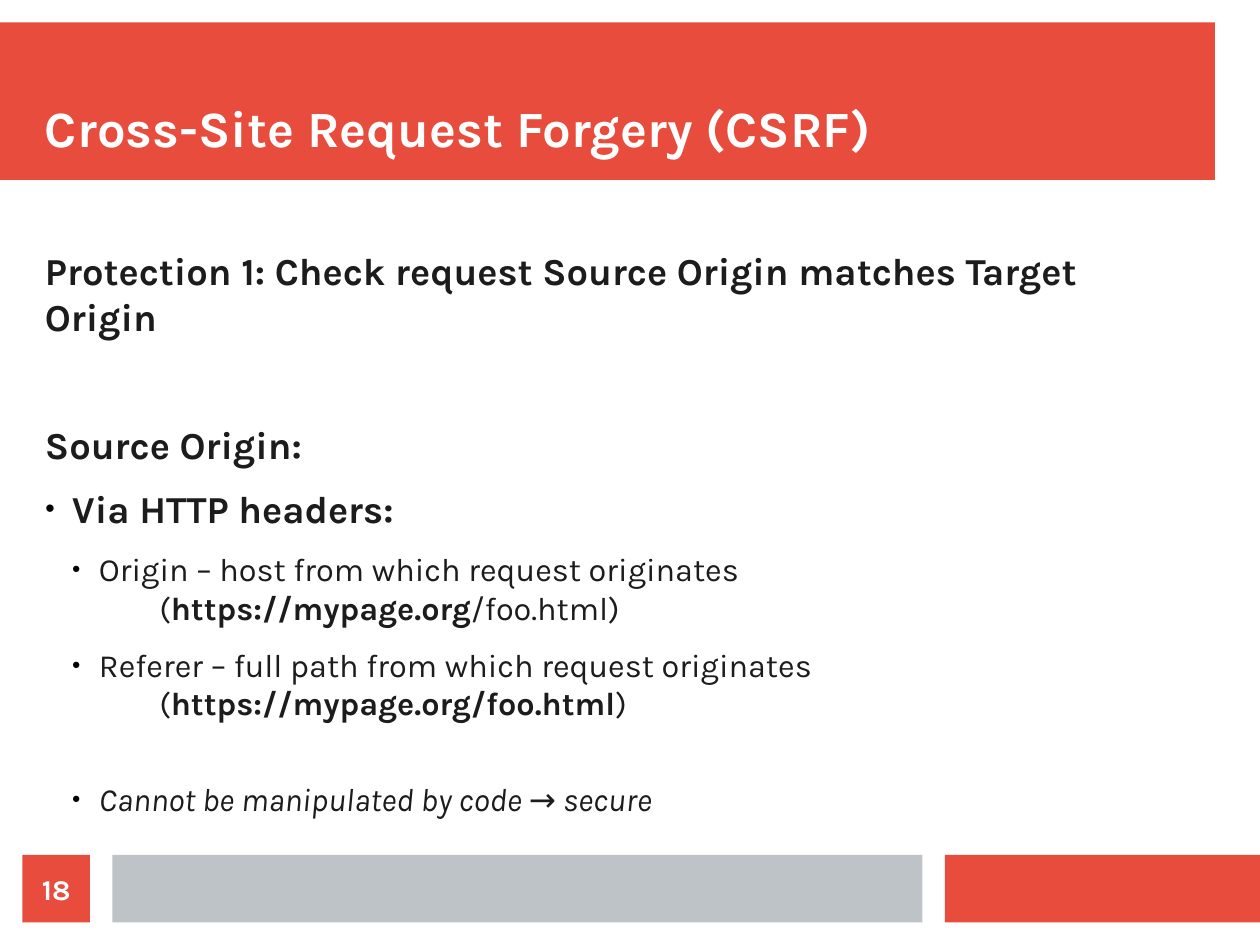
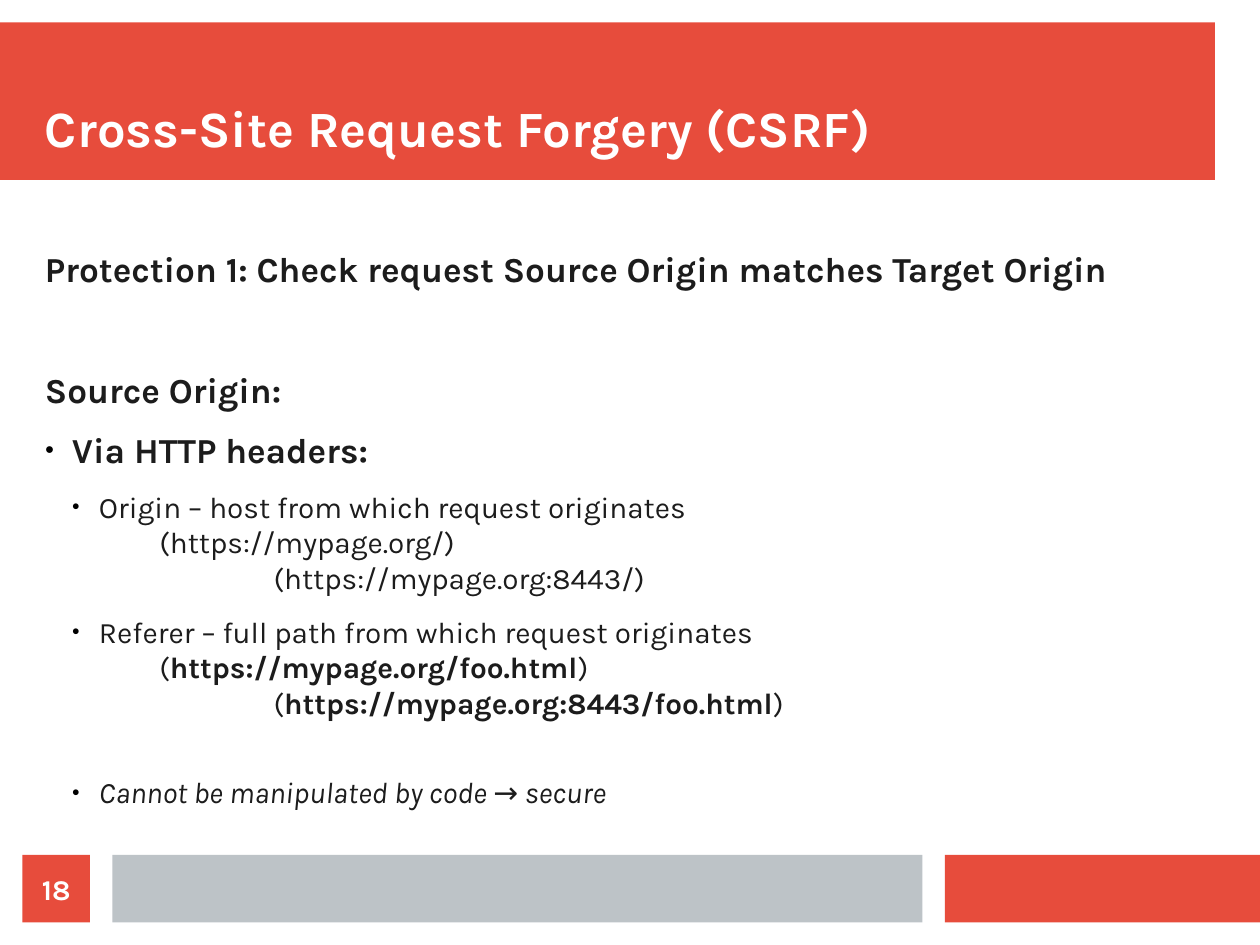
Before and after one commit to maxotta/pia-labs, a slide deck: slide 18 of lectures/security/security.odp. Drawn at 1260x945 pixels with LibreOffice and Linux fonts; fonts in the diff are those of the drawing. Boxes give left, top, right and bottom in pixels: in the first picture for what was removed or moved away, otherwise in the second. Text is boxed around its words. In the diff, an @@ line names an element or a change of style, - is before the commit and + after.

```diff
--- a/lectures/security/security.odp
+++ b/lectures/security/security.odp
@@ text at bbox=[45, 257, 1107, 811]: size 24.1 to 22.1 pt in "Protection 1: Check request Source Origin matches ...", "Source Origin:", "Via HTTP headers:"; size 20.4 to 18.7 pt in "Cannot be manipulated by code → secure" @@
@@ text at bbox=[99, 497, 784, 722]: text changed; size 20.4 to 18.7 pt @@
-  ● Origin – host from which request originates
-    (https://mypage.org/foo.html)
-  ● Referer – full path from which request originates
-    (https://mypage.org/foo.html)
+  ● Origin – host from which request originates
+    (https://mypage.org/)
+    (https://mypage.org:8443/)
+  ● Referer – full path from which request originates
+    (https://mypage.org/foo.html)
+    (https://mypage.org:8443/foo.html)
```
Also in this commit, not shown: 14 other slides changed, 3 slides added, 3 slides removed, 8 other files.
